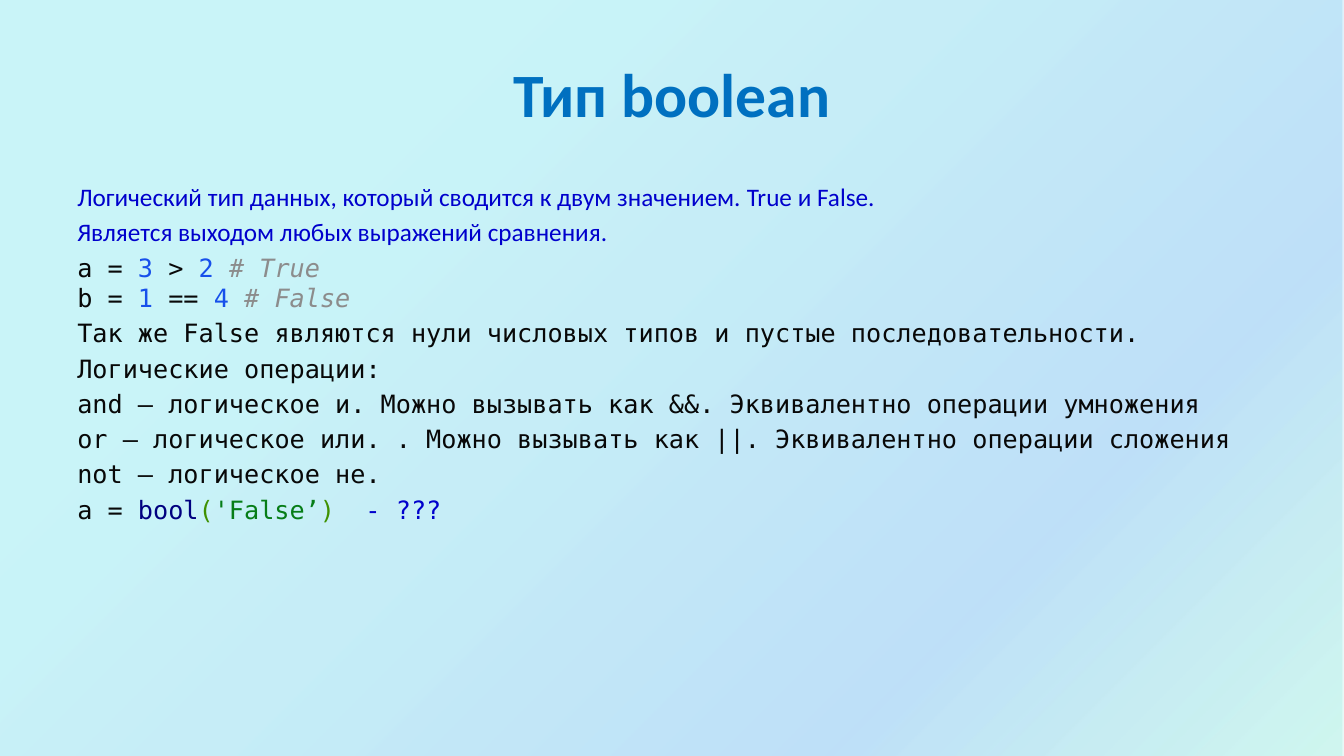
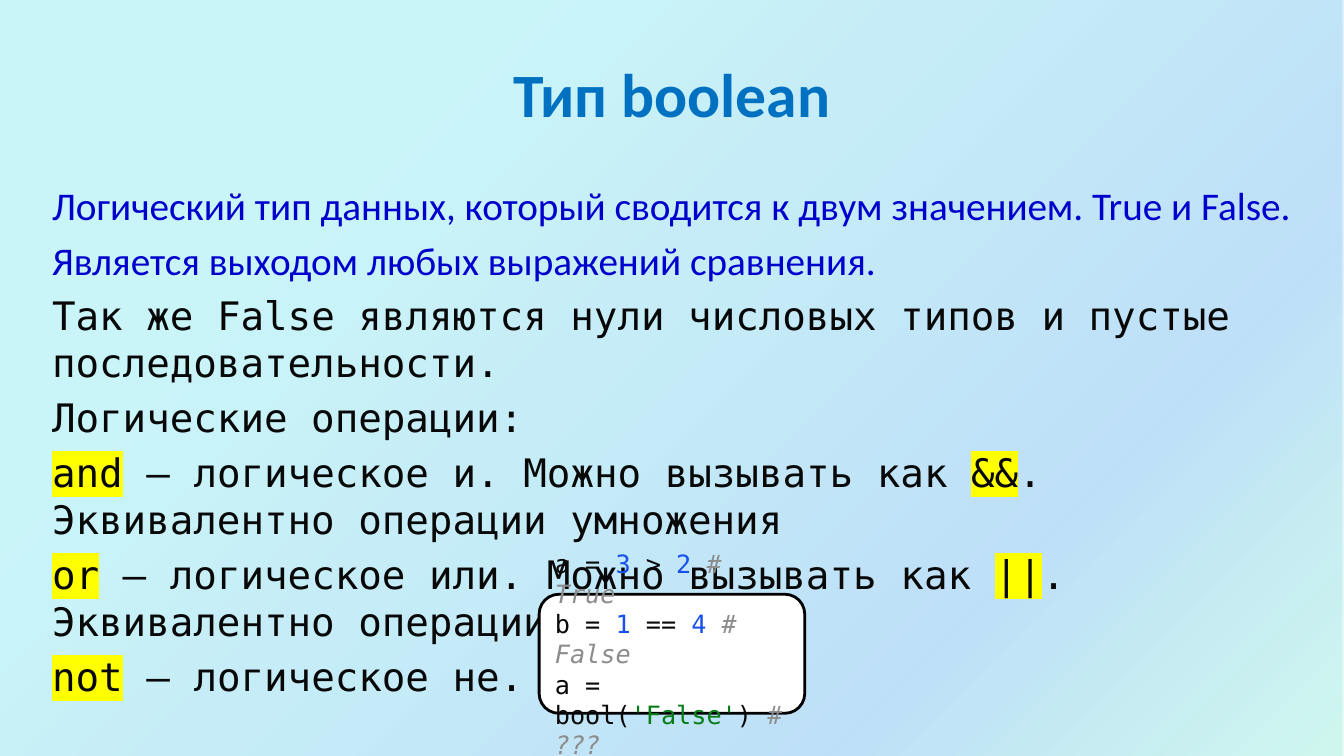
Before and after one commit to divorcehehehe/python, a slide deck: slide 16 of lesson01/Introduction.pptx. Drawn at 1344x756 pixels with LibreOffice and Linux fonts; fonts in the diff are those of the drawing; background and template pictures are left out. Boxes give left, top, right and bottom in pixels: in the first picture for what was removed or moved away, otherwise in the second. Text is boxed around its words. In the diff, an @@ line names an element or a change of style, - is before the commit and + after.

```diff
--- a/lesson01/Introduction.pptx
+++ b/lesson01/Introduction.pptx
@@ text "Логический тип данных, который сводится ...": place and size @@
-text "Логический тип данных, который сводится ..." at [77,188,1230,523]
+text "Логический тип данных, который сводится ..." at [52,192,1290,692]
@@ text at [52,192,1290,692]: size 18 to 28 pt in "Логический тип данных, который сводится к двум ...", "Является выходом любых выражений сравнения.", "Так же False являются нули числовых типов ...", "Логические операции:" and 2 more places; highlight none to #FFFF00 in "and &&.", "not"; more space between paragraphs @@
@@ text at [77,258,351,308]: paragraph removed @@
-a = 3 > 2 # True
-b = 1 == 4 # False
@@ text at [77,499,335,523]: paragraph removed @@
-a = bool('False’) - ???
@@ text at [52,557,971,645]: text changed; size 18 to 28 pt @@
-or – логическое или. . Можно вызывать как ||. Эквивалентно операции сложения
+or – логическое или. Можно вызывать как ||. Эквивалентно операции сложения
@@ rounded rectangle added at [539,595,806,714], fill #FFFFFF, outline #000000 2 pt, 18 pt, text #080808 @@
+a = 3 > 2 # True
+b = 1 == 4 # False
+a = bool('False') # ???
```
Also in this commit, not shown: 14 other slides changed, 1 slide added, 39 slides removed.
